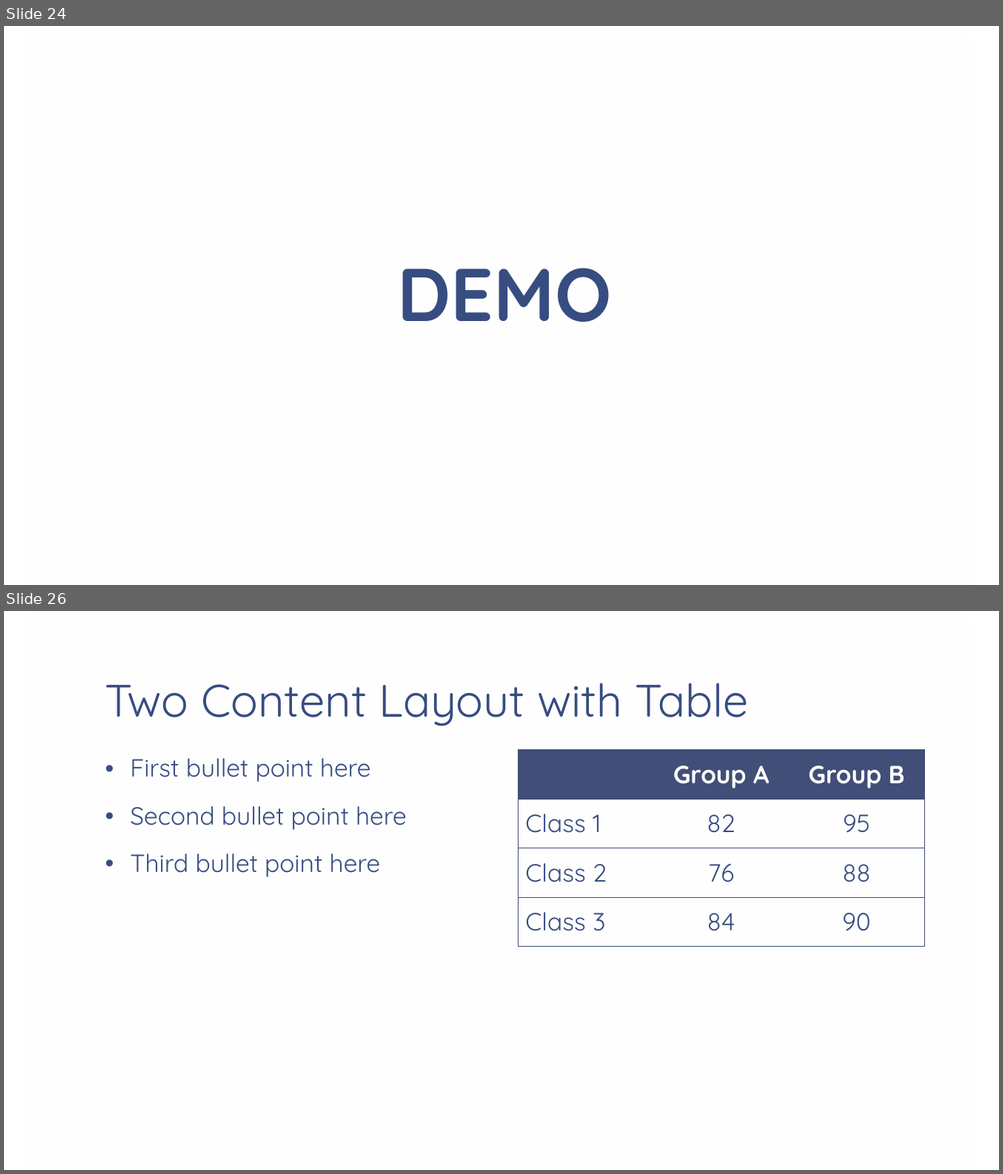
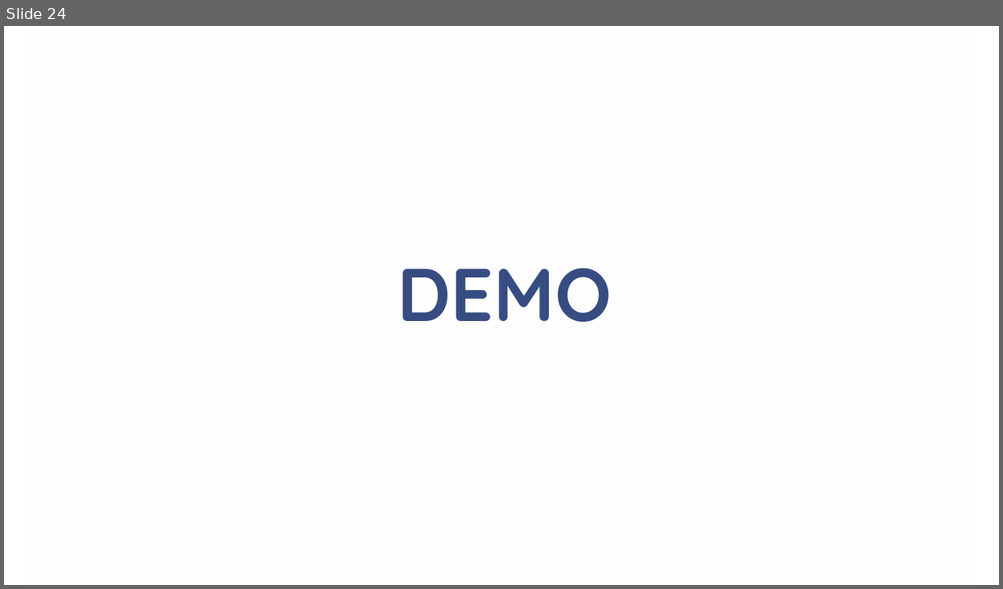
Before and after one commit to cfclick/CFSummit2016, a slide deck: powerpoint/SmartPDF/Don't Just PDF.pptx. Shown one above the other, each under a label of ours: slides 24 and 26 before the commit, slide 24 after it; the slides between them are not shown. The pictures are 1003x1174 and 1003x589 pixels, drawn with LibreOffice and Linux fonts; fonts in the diff are those of the drawing; background and template pictures are left out. Boxes give left, top, right and bottom in pixels: in the first picture for what was removed or moved away, otherwise in the second. Text is boxed around its words. In the diff, an @@ line names an element or a change of style, - is before the commit and + after.

```diff
--- a/powerpoint/SmartPDF/Don't Just PDF.pptx
+++ b/powerpoint/SmartPDF/Don't Just PDF.pptx
@@ slide 26 removed at [4, 611, 999, 1170], background picture (left out); not listed: 1 template element that a slide beside it also shows @@
@@ title removed at [105, 683, 748, 726] @@
-Two Content Layout with Table
@@ text removed at [130, 758, 407, 877] @@
-• First bullet point here
-• Second bullet point here
-• Third bullet point here
@@ table removed at [518, 750, 923, 947], 4 rows, 3 columns @@
- | Group A | Group B
-Class 1 | 82 | 95
-Class 2 | 76 | 88
-Class 3 | 84 | 90
```
Also in this commit, not shown: 1 slide changed, 3 slides added, 7 other slides removed.
